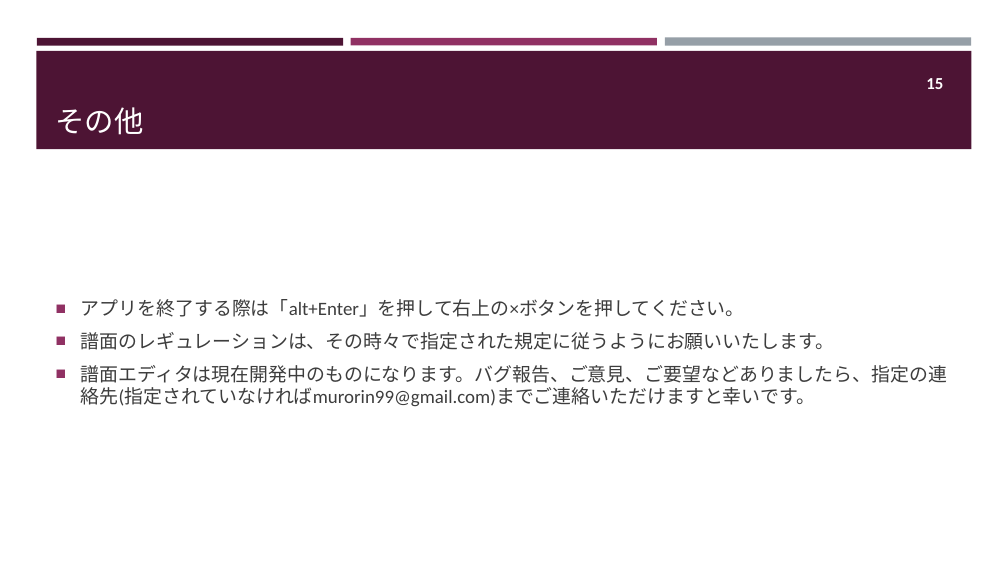
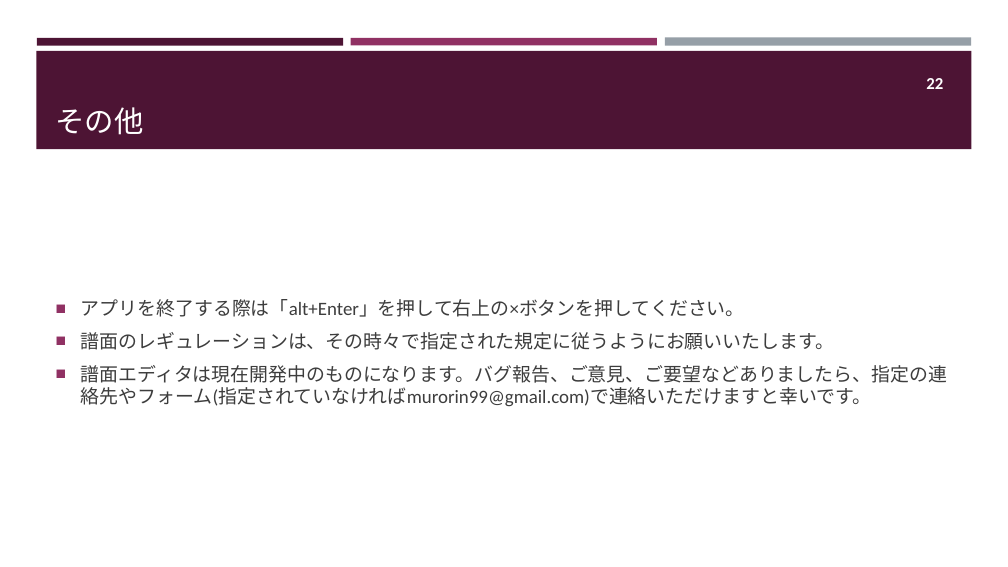
Before and after one commit to mumiroMurorin/MURORYTHM_DIMENTION, a slide deck: slide 23 of Assets/ChartEditor/Texture/Explanation/ChartEditor説明書.pptx (slide 16 before the commit). Drawn at 1008x567 pixels with LibreOffice and Linux fonts; fonts in the diff are those of the drawing. Boxes give left, top, right and bottom in pixels: in the first picture for what was removed or moved away, otherwise in the second. Text is boxed around its words. In the diff, an @@ line names an element or a change of style, - is before the commit and + after.

```diff
--- a/Assets/ChartEditor/Texture/Explanation/ChartEditor説明書.pptx
+++ b/Assets/ChartEditor/Texture/Explanation/ChartEditor説明書.pptx
@@ page number at bbox=[926, 78, 943, 89]: text changed @@
-15
+22
@@ text at bbox=[81, 365, 947, 406]: text changed @@
-■ 譜面エディタは現在開発中のものになります。バグ報告、ご意見、ご要望などありましたら、指定の連絡先(指定されていなければmurorin99@gmail.com)までご連絡いただけますと幸いです。
+■ 譜面エディタは現在開発中のものになります。バグ報告、ご意見、ご要望などありましたら、指定の連絡先やフォーム(指定されていなければmurorin99@gmail.com)で連絡いただけますと幸いです。
```
Also in this commit, not shown: 10 other slides changed, 7 slides added, 44 other files.
